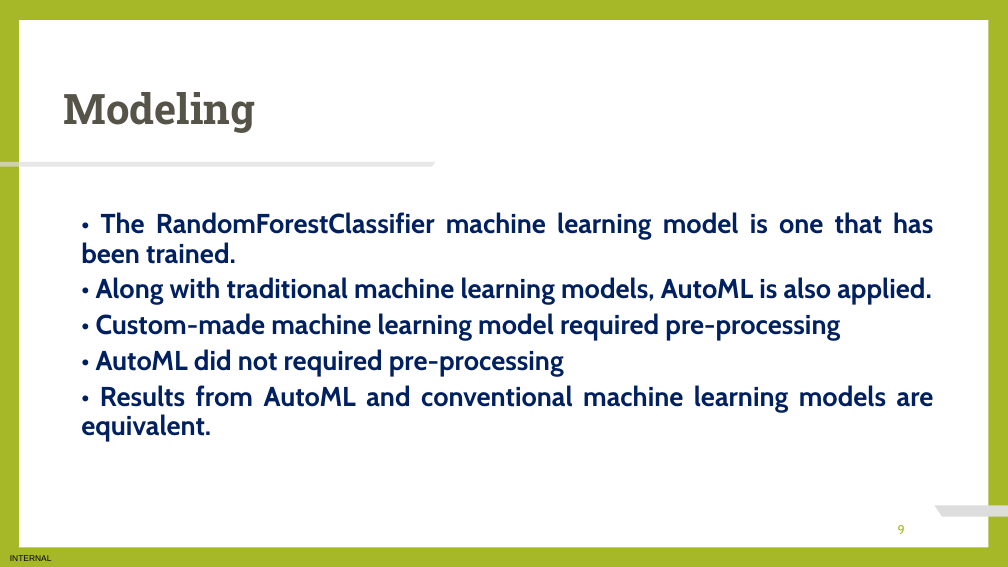
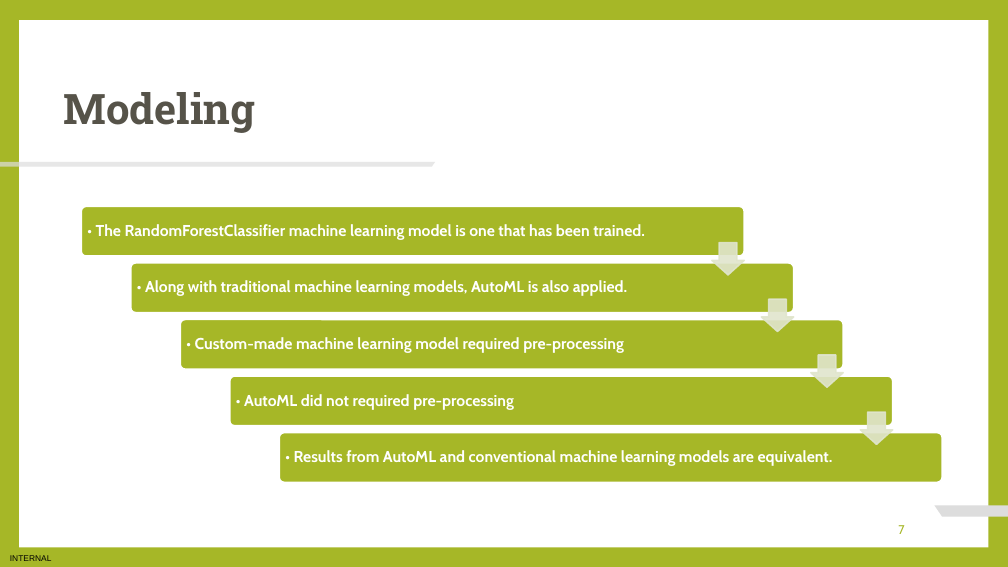
Before and after one commit to jmodzuka/Data-Science-Virtual-Internship, a slide deck: slide 7 of Task 3 - Preparing To Present/Task 3 - Preparing To Present.pptx (slide 9 before the commit). Drawn at 1008x567 pixels with LibreOffice and Linux fonts; fonts in the diff are those of the drawing. Boxes give left, top, right and bottom in pixels: in the first picture for what was removed or moved away, otherwise in the second. Text is boxed around its words. In the diff, an @@ line names an element or a change of style, - is before the commit and + after.

```diff
--- a/Task 3 - Preparing To Present/Task 3 - Preparing To Present.pptx
+++ b/Task 3 - Preparing To Present/Task 3 - Preparing To Present.pptx
@@ text removed at (81, 212, 934, 441) @@
-• The RandomForestClassifier machine learning model is one that has been trained.
-• Along with traditional machine learning models, AutoML is also applied.
-• Custom-made machine learning model required pre-processing
-• AutoML did not required pre-processing
-• Results from AutoML and conventional machine learning models are equivalent.
@@ group added at (81, 206, 942, 482): 5 rounded rectangles, 5 texts, 4 down arrows @@
+• The RandomForestClassifier machine learning model is one that has been trained.
+• Along with traditional machine learning models, AutoML is also applied.
+• Custom-made machine learning model required pre-processing
+• AutoML did not required pre-processing
+• Results from AutoML and conventional machine learning models are equivalent.
@@ page number at (898, 525, 904, 534): text changed @@
-9
+7
```
Also in this commit, not shown: 4 other slides changed, 1 slide added, 3 slides removed, 1 other file.
